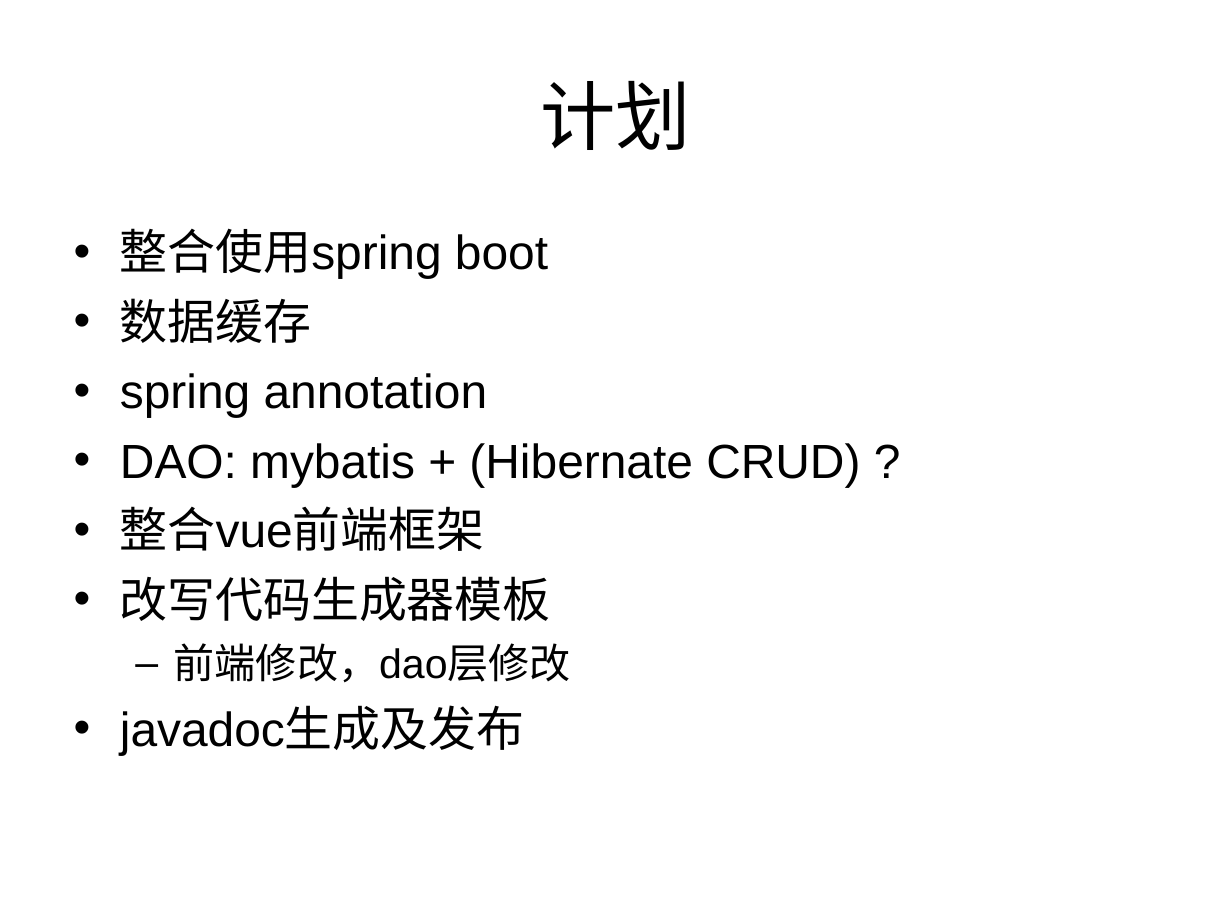
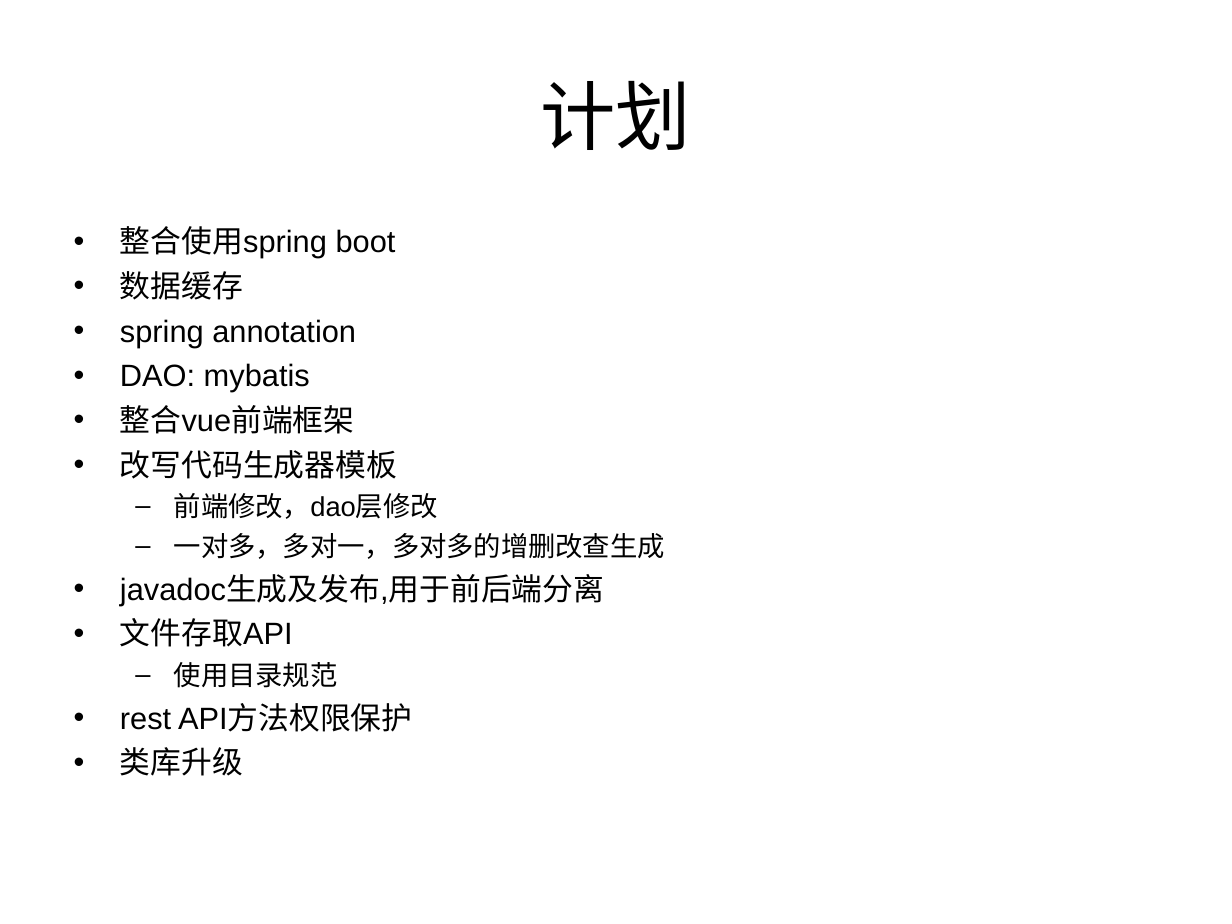
Before and after one commit to badqiu/archetype, a slide deck: slide 21 of doc/培训文档/rapid脚手架项目.ppt (slide 18 before the commit). Drawn at 1232x924 pixels with LibreOffice and Linux fonts; fonts in the diff are those of the drawing. Boxes give left, top, right and bottom in pixels: in the first picture for what was removed or moved away, otherwise in the second. Text is boxed around its words. In the diff, an @@ line names an element or a change of style, - is before the commit and + after.

```diff
--- a/doc/培训文档/rapid脚手架项目.ppt
+++ b/doc/培训文档/rapid脚手架项目.ppt
@@ text at [120,226,438,519]: size 28 to 18 pt in "整合使用spring boot", "数据缓存", "spring annotation", "整合vue前端框架" and 1 more places; size 24 to 16 pt in "前端修改，dao层修改"; less space between paragraphs @@
@@ text at [120,363,310,392]: text changed; size 28 to 18 pt @@
-• DAO: mybatis + (Hibernate CRUD) ?
+• DAO: mybatis
@@ text at [120,533,665,776]: text changed; size 28 to 18 pt @@
-• javadoc生成及发布
+  – 一对多，多对一，多对多的增删改查生成
+• javadoc生成及发布,用于前后端分离
+• 文件存取API
+  – 使用目录规范
+• rest API方法权限保护
+• 类库升级
```
Also in this commit, not shown: 6 other slides changed, 3 slides added, 3 other files.
